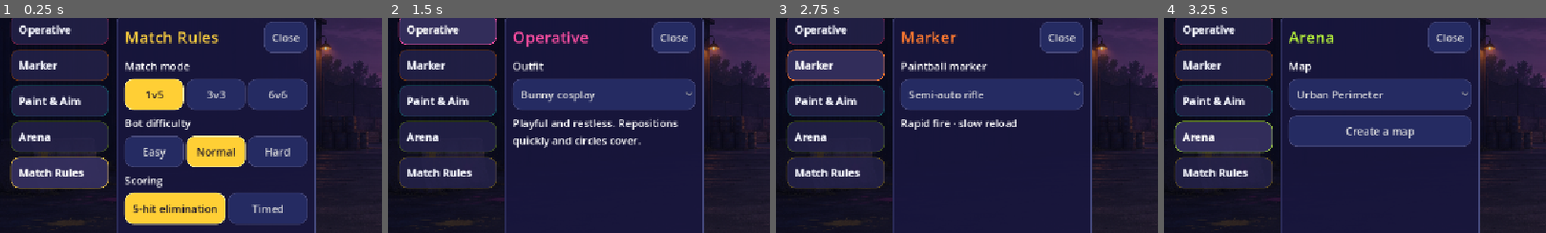
Above: before the commit, frames 1-4 (left to right).
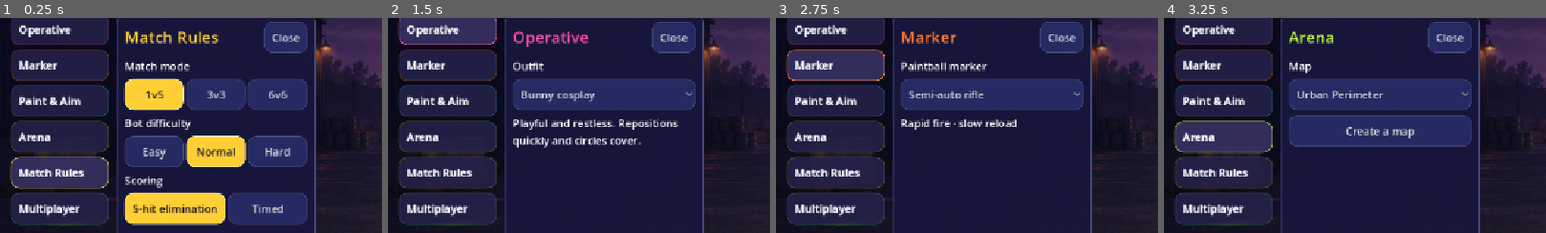
Above: after the commit, the same moments.

Repository: 302stang86/fdfd
Game: Godot game, scene res://menu.tscn
The game is run twice, just before and just after one commit, with the same random seed, the same clock (stepped at 60 frames per second) and the same inputs.
Inputs:
- Up to frame 1 (0.25 s): no input
- Up to frame 2 (1.5 s): click "Settings" at 0.5 s; click "Operative" at 1.25 s
- Up to frame 3 (2.75 s): click "Marker" at 2 s
- Up to frame 4 (3.25 s): click "Arena" at 2.75 s
The pictures show only the part of the screen within x 0-50%, y 21-71%; the shares and areas given below are measured in that part.

The runs differ from the first frame. In frame 1, 3.7% of the frame differs, in the area x 3-29%, y 81-97%; in frame 2, 3.7%; in frame 3, 3.7%; in frame 4, 3.7%.

Commit message:
Wire Multiplayer room controls into the main menu

Diff:
--- a/menu.gd
+++ b/menu.gd
@@ -121,11 +121,11 @@
 	drawer = menu_panel(side, Color("#18163de8"))
 	var drawer_shell := VBoxContainer.new()
 	drawer.add_child(drawer_shell)
-	var sections := ["Operative", "Marker", "Paint & Aim", "Arena", "Match Rules", "Settings"]
-	var accents := [Color("#ff4fa3"), Color("#ff7a2f"), Color("#2fd8f5"), Color("#b6f23a"), Color("#ffd23f"), Color("#a798ff")]
+	var sections := ["Operative", "Marker", "Paint & Aim", "Arena", "Match Rules", "Multiplayer", "Settings"]
+	var accents := [Color("#ff4fa3"), Color("#ff7a2f"), Color("#2fd8f5"), Color("#b6f23a"), Color("#ffd23f"), Color("#54dbc4"), Color("#a798ff")]
 	for index in range(sections.size()):
 		var section: String = sections[index]
-		if index < 5:
+		if section != "Settings":
 			var tab := menu_button(navigation, section, show_drawer.bind(section))
 			tab.alignment = HORIZONTAL_ALIGNMENT_LEFT
 			tab.add_theme_color_override("font_color", Color("#f5f7ff"))
@@ -172,6 +172,7 @@
 	select_rule(mode_picker, saved_option("mode", 0, 3))
 	select_rule(difficulty_picker, saved_option("difficulty", 1, 3))
 	select_rule(ruleset_picker, saved_option("ruleset", 0, 2))
+	drawer_views["Multiplayer"].add_child(preload("res://multiplayer_lobby.gd").new())
 	home = drawer_views["Settings"]
 	add_label("Master volume")
 	var volume := HSlider.new()
